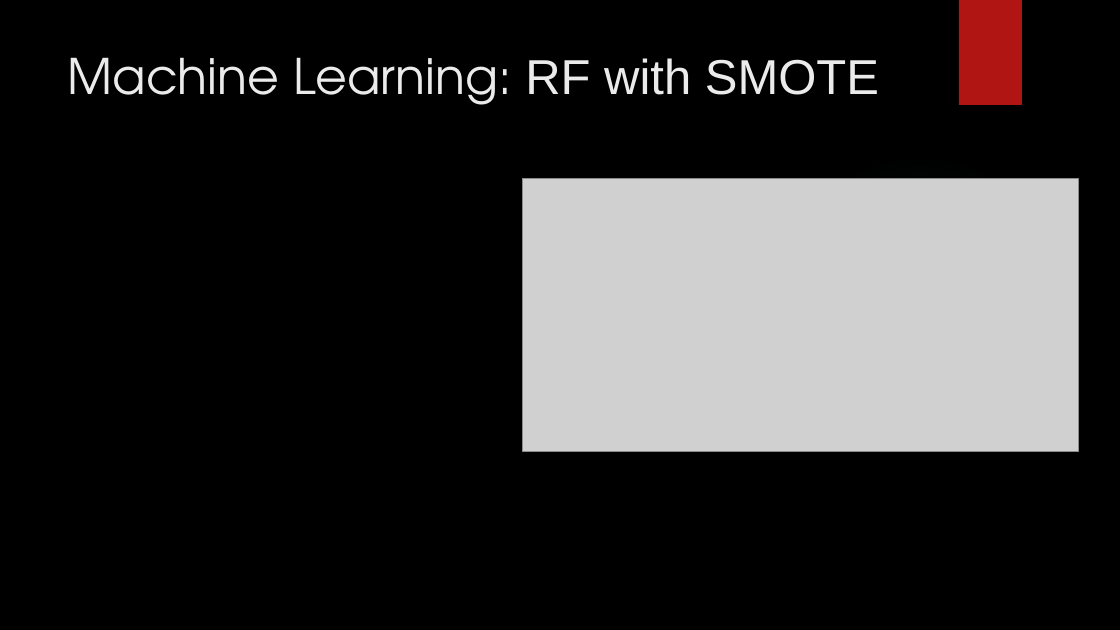
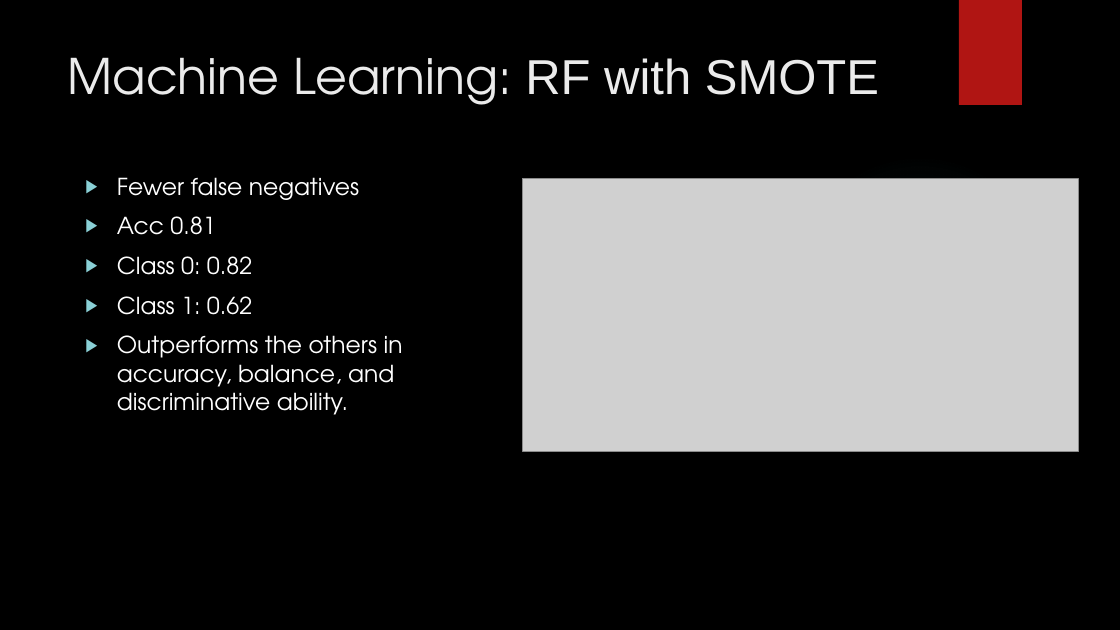
Before and after one commit to Vorlon41/Master-of-Data-Science-CU-Boulder-Colorado, a slide deck: slide 12 of Machine Learning/DTSA 5509 Introduction to Machine Learning Supervised Learning/Final/DTSA 5509 Supervised Learning Project.pptx. Drawn at 1120x630 pixels with LibreOffice and Linux fonts; fonts in the diff are those of the drawing; grey boxes stand for pictures; background and template pictures are left out. Boxes give left, top, right and bottom in pixels: in the first picture for what was removed or moved away, otherwise in the second. Text is boxed around its words. In the diff, an @@ line names an element or a change of style, - is before the commit and + after.

```diff
--- a/Machine Learning/DTSA 5509 Introduction to Machine Learning Supervised Learning/Final/DTSA 5509 Supervised Learning Project.pptx
+++ b/Machine Learning/DTSA 5509 Introduction to Machine Learning Supervised Learning/Final/DTSA 5509 Supervised Learning Project.pptx
@@ text added at (x1=117, y1=177, x2=403, y2=415), 20 pt, text #FFFFFF @@
+▶ Fewer false negatives
+▶ Acc 0.81
+▶ Class 0: 0.82
+▶ Class 1: 0.62
+▶ Outperforms the others in accuracy, balance, and discriminative ability.
```
Also in this commit, not shown: 10 other slides changed, 1 slide added, 1 slide removed.
